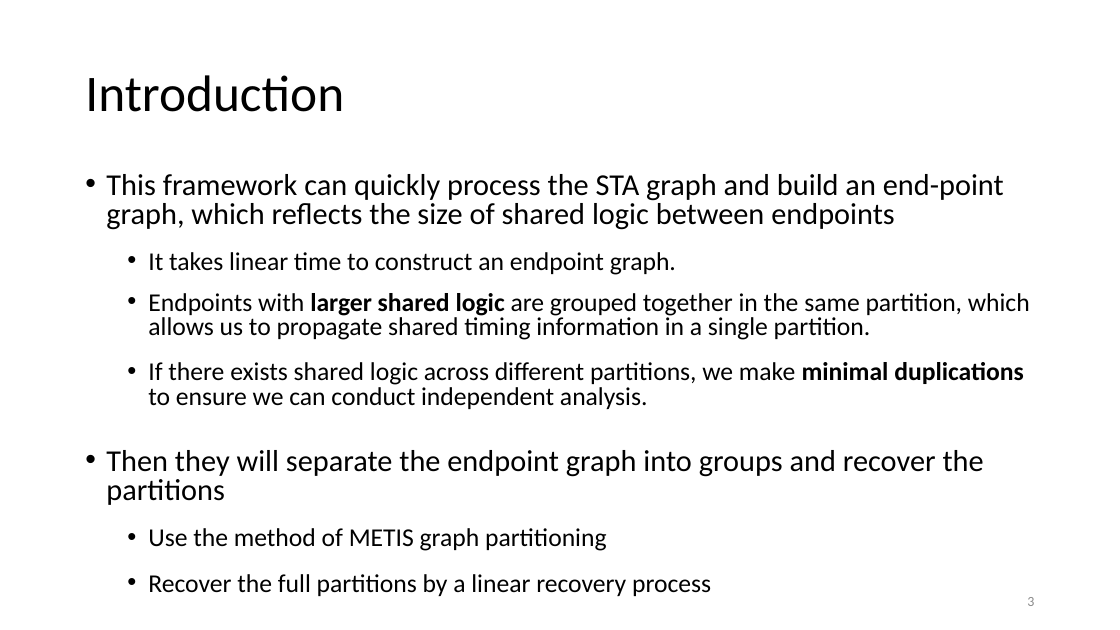
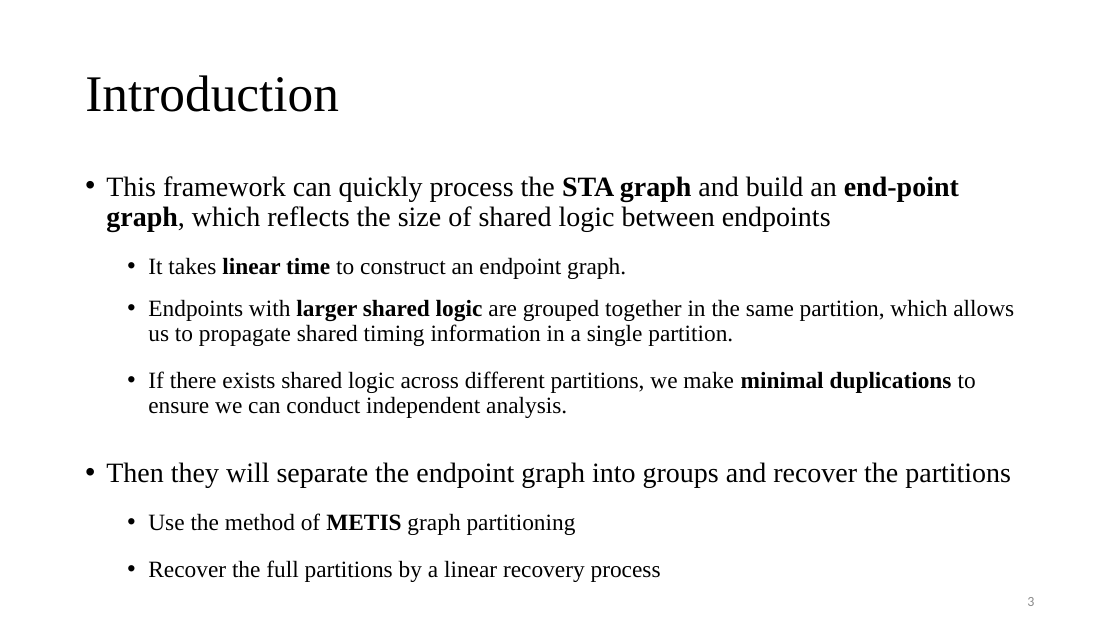
Before and after one commit to Pacific-Feng-Studuies/Studied-Papers, a slide deck: slide 4 of GM/Partition/Fast STA Graph Partitioning Framework for Multi-GPU Acceleration/Fast STA Graph Partitioning Framework for Multi-GPU Acceleration.pptx. Drawn at 1120x630 pixels with LibreOffice and Linux fonts; fonts in the diff are those of the drawing. Boxes give left, top, right and bottom in pixels: in the first picture for what was removed or moved away, otherwise in the second. Text is boxed around its words. In the diff, an @@ line names an element or a change of style, - is before the commit and + after.

```diff
--- a/GM/Partition/Fast STA Graph Partitioning Framework for Multi-GPU Acceleration/Fast STA Graph Partitioning Framework for Multi-GPU Acceleration.pptx
+++ b/GM/Partition/Fast STA Graph Partitioning Framework for Multi-GPU Acceleration/Fast STA Graph Partitioning Framework for Multi-GPU Acceleration.pptx
@@ title "Introduction" at bbox=[85, 75, 339, 112]: font Calibri to Times New Roman @@
@@ text "This framework can quickly process ..." at bbox=[106, 176, 1014, 582]: size 26 to 24 pt in "This framework can quickly process the STA ...", "Then they will separate the endpoint graph ..."; font Calibri to Times New Roman; bold on in "STA graph end-point graph,", "linear time", "METIS"; size 22 to 20 pt in "It takes linear time to construct an ...", "Endpoints with larger shared logic are grouped ...", "If there exists shared logic across different ...", "Use the method of METIS graph partitioning" and 1 more places; line spacing 0.8 to 0.9 @@
```
Also in this commit, not shown: 12 other slides changed, 8 slides added.
